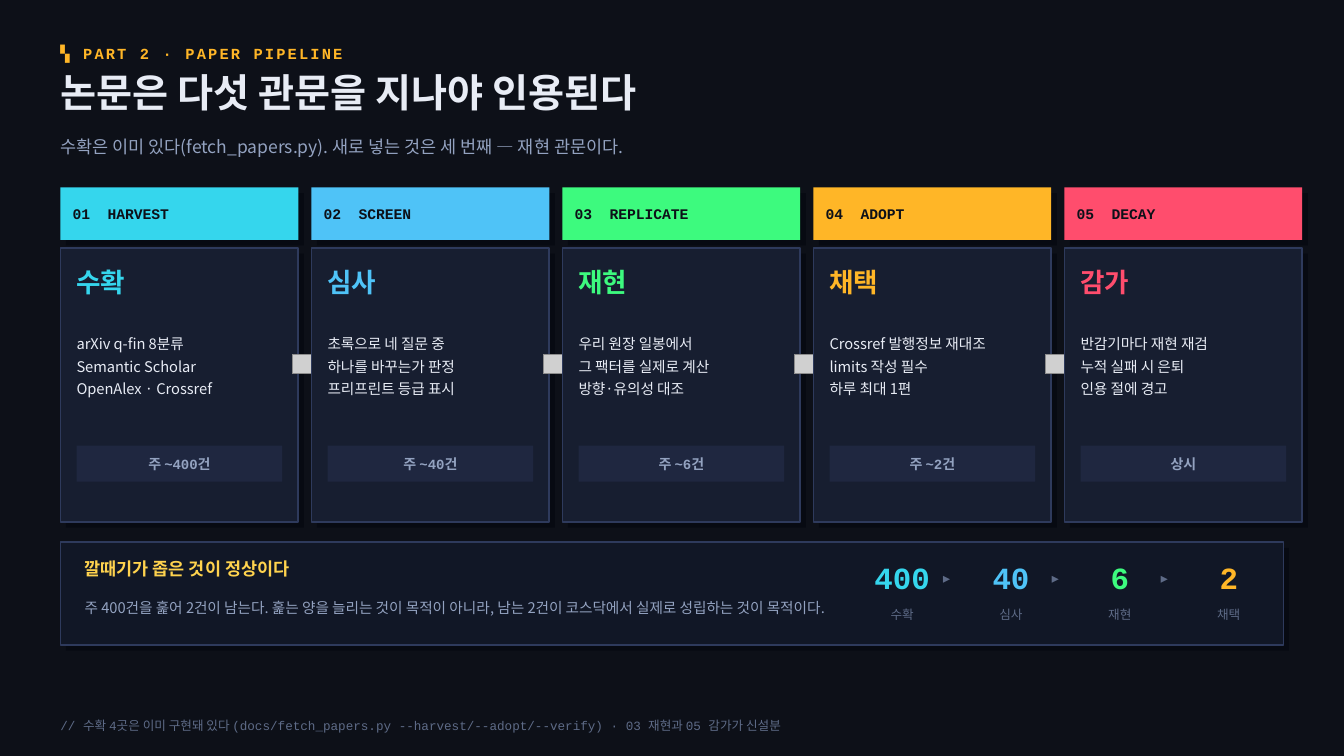
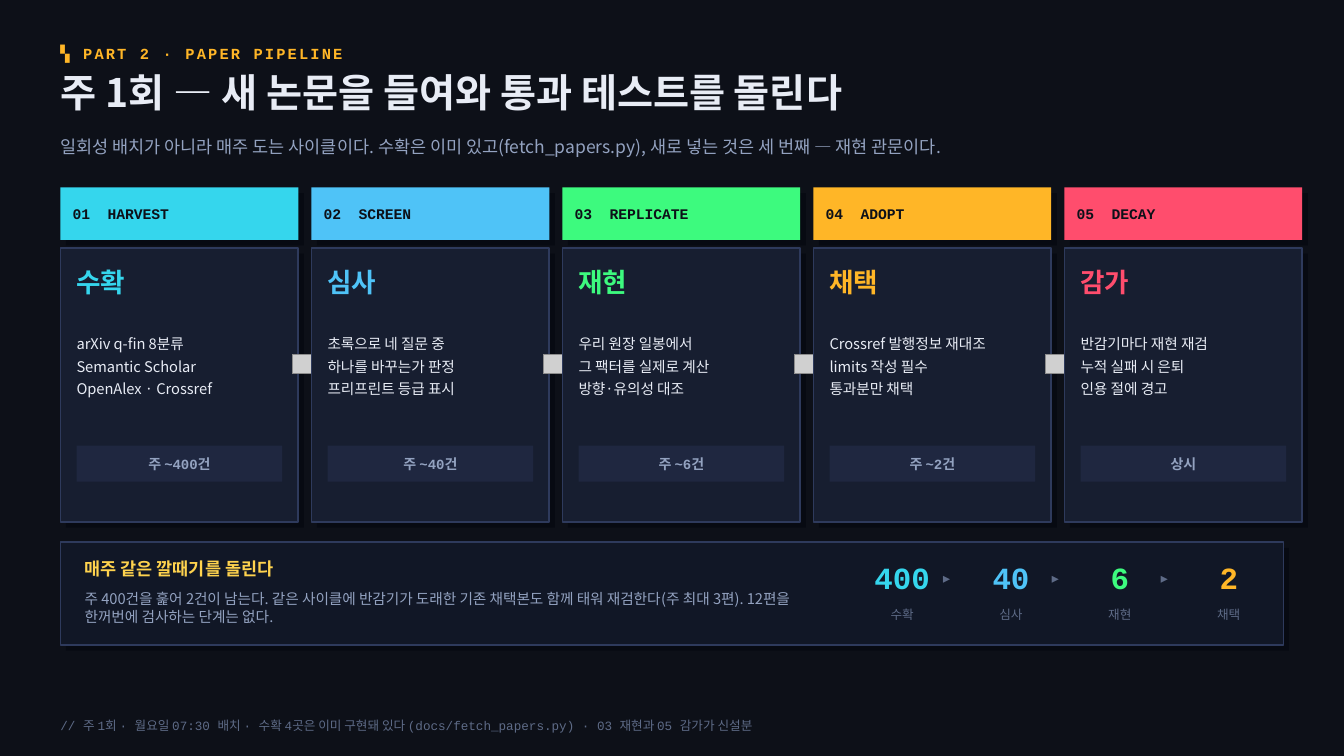
Before and after one commit to InnbumBaek/Stock_Agent, a slide deck: slide 11 of docs/agentization/Stock_Agent_에이전트화_계획안.pptx. Drawn at 1344x756 pixels with LibreOffice and Linux fonts; fonts in the diff are those of the drawing; grey boxes stand for pictures. Boxes give left, top, right and bottom in pixels: in the first picture for what was removed or moved away, otherwise in the second. Text is boxed around its words. In the diff, an @@ line names an element or a change of style, - is before the commit and + after.

```diff
--- a/docs/agentization/Stock_Agent_에이전트화_계획안.pptx
+++ b/docs/agentization/Stock_Agent_에이전트화_계획안.pptx
@@ text at [60,74,842,111]: text changed @@
-논문은 다섯 관문을 지나야 인용된다
+주 1회 — 새 논문을 들여와 통과 테스트를 돌린다
@@ text at [60,138,941,157]: text changed @@
-수확은 이미 있다(fetch_papers.py). 새로 넣는 것은 세 번째 — 재현 관문이다.
+일회성 배치가 아니라 매주 도는 사이클이다. 수확은 이미 있고(fetch_papers.py), 새로 넣는 것은 세 번째 — 재현 관문이다.
@@ text at [830,382,913,395]: text changed @@
-하루 최대 1편
+통과분만 채택
@@ text at [85,560,273,577]: text changed @@
-깔때기가 좁은 것이 정상이다
+매주 같은 깔때기를 돌린다
@@ text at [85,591,790,623]: text changed @@
-주 400건을 훑어 2건이 남는다. 훑는 양을 늘리는 것이 목적이 아니라, 남는 2건이 코스닥에서 실제로 성립하는 것이 목적이다.
+주 400건을 훑어 2건이 남는다. 같은 사이클에 반감기가 도래한 기존 채택본도 함께 태워 재검한다(주 최대 3편). 12편을 한꺼번에 검사하는 단계는 없다.
@@ text at [83,719,753,733]: text changed @@
-// 수확 4곳은 이미 구현돼 있다 (docs/fetch_papers.py --harvest/--adopt/--verify) · 03 재현과 05 감가가 신설분
+// 주 1회 · 월요일 07:30 배치 · 수확 4곳은 이미 구현돼 있다 (docs/fetch_papers.py) · 03 재현과 05 감가가 신설분
```
Also in this commit, not shown: 9 other slides changed, 2 other files.
